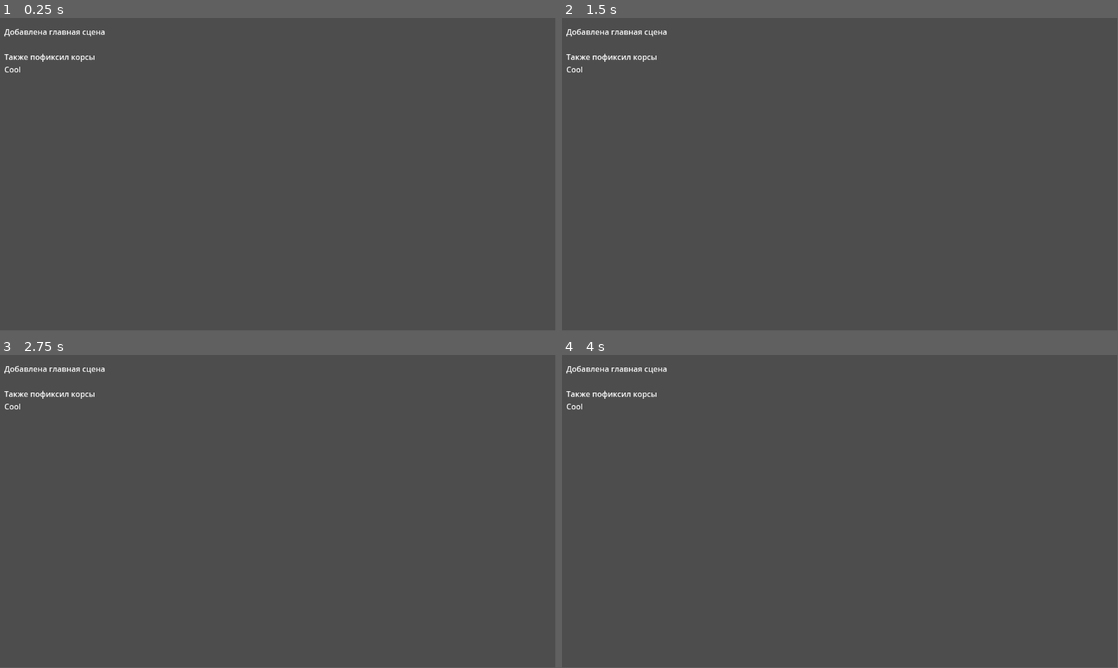
Above: before the commit, frames 1-4 (two rows, left to right).
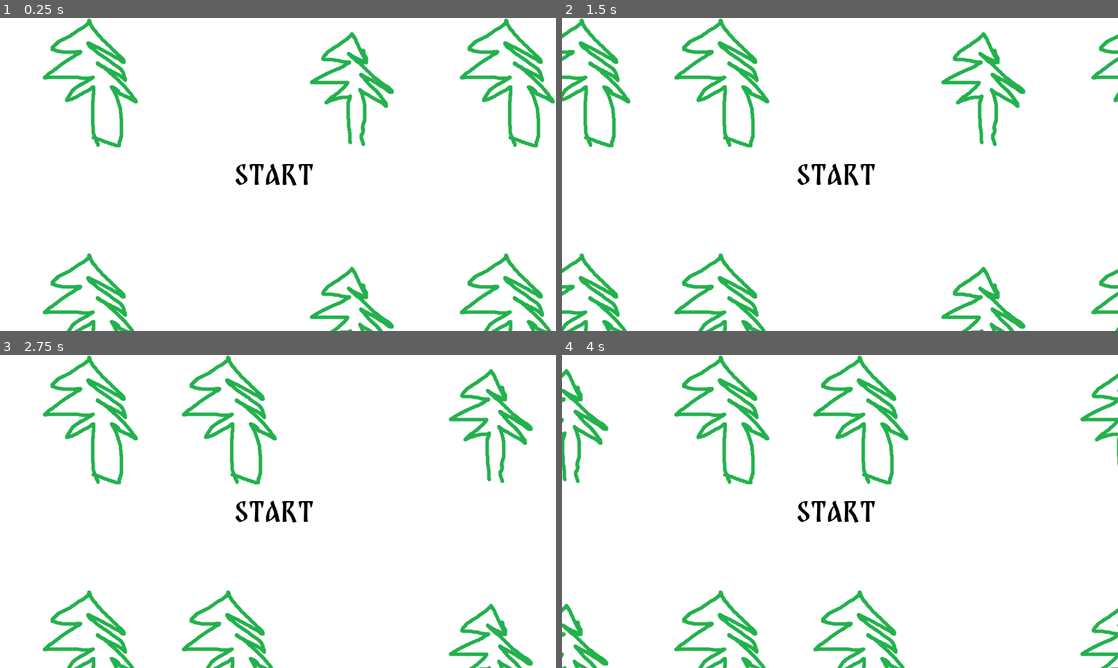
Above: after the commit, the same moments.

Repository: meshchaninov/SGJ-game
Game: Godot game, scene res://scenes/start_end/StartScene.tscn
Same seed, same stepped clock (60 frames per second), same inputs: the game is played once before the commit and once after it. Before the commit the project starts from res://scenes/Main.tscn.
Inputs:
- Up to frame 1 (0.25 s): no input
- Up to frame 2 (1.5 s): no input
- Up to frame 3 (2.75 s): no input
- Up to frame 4 (4 s): no input
In our replay, the window is 799x449 before the commit and 800x450 after it. These sizes can differ from the game's own. Grey fills any space a smaller window leaves; there, only what the larger window draws over its background counts as a difference.

The runs differ from the first frame. In frame 1, 100% of the frame differs, in the area x 0-100%, y 0-100%; in frame 2, 100%; in frame 3, 100%; in frame 4, 100%.

Commit message:
add start

Diff:
--- a/project.godot
+++ b/project.godot
@@ -11,13 +11,18 @@
 [application]
 
 config/name="SGJ-game"
-run/main_scene="uid://bpldkcix5pjlq"
+run/main_scene="uid://cgw5hcvpgeno"
 config/features=PackedStringArray("4.4", "GL Compatibility")
 config/icon="res://icon.svg"
 
 [autoload]
 
 GlobalState="*res://globalState.gd"
+
+[display]
+
+window/size/viewport_width=1280
+window/size/viewport_height=720
 
 [editor_plugins]
 
--- /dev/null
+++ b/scenes/start_end/StartScene.tscn
@@ -0,0 +1,48 @@
+[gd_scene load_steps=3 format=3 uid="uid://cgw5hcvpgeno"]
+
+[ext_resource type="Texture2D" uid="uid://campmh7b15ah4" path="res://assets/TestBackground.png" id="1_gwo54"]
+[ext_resource type="FontFile" uid="uid://bupye1yskoag3" path="res://assets/fonts/BalkaraFreeCondensed.ttf" id="2_1tqyn"]
+
+[node name="StartScene" type="Node2D"]
+
+[node name="ParallaxLayer" type="Parallax2D" parent="."]
+scroll_scale = Vector2(2, 2)
+repeat_size = Vector2(1280, 0)
+autoscroll = Vector2(128, 0)
+repeat_times = 2
+metadata/_edit_group_ = true
+
+[node name="TestBackground" type="Sprite2D" parent="ParallaxLayer"]
+texture_repeat = 2
+position = Vector2(1280, 360)
+texture = ExtResource("1_gwo54")
+region_enabled = true
+region_rect = Rect2(1280, 720, 2560, 720)
+
+[node name="Control" type="Control" parent="."]
+layout_mode = 3
+anchors_preset = 0
+offset_right = 1280.0
+offset_bottom = 720.0
+metadata/_edit_group_ = true
+
+[node name="RichTextLabel" type="RichTextLabel" parent="Control"]
+layout_mode = 1
+anchors_preset = 8
+anchor_left = 0.5
+anchor_top = 0.5
+anchor_right = 0.5
+anchor_bottom = 0.5
+offset_left = -100.0
+offset_top = -36.0
+offset_right = 100.0
+offset_bottom = 36.0
+grow_horizontal = 2
+grow_vertical = 2
+theme_override_colors/default_color = Color(0, 0, 0, 1)
+theme_override_fonts/normal_font = ExtResource("2_1tqyn")
+theme_override_font_sizes/normal_font_size = 60
+text = "START"
+fit_content = true
+horizontal_alignment = 3
+vertical_alignment = 3
Binary file added: assets/TestBackground.png
Not shown, added: assets/TestBackground.png.import
